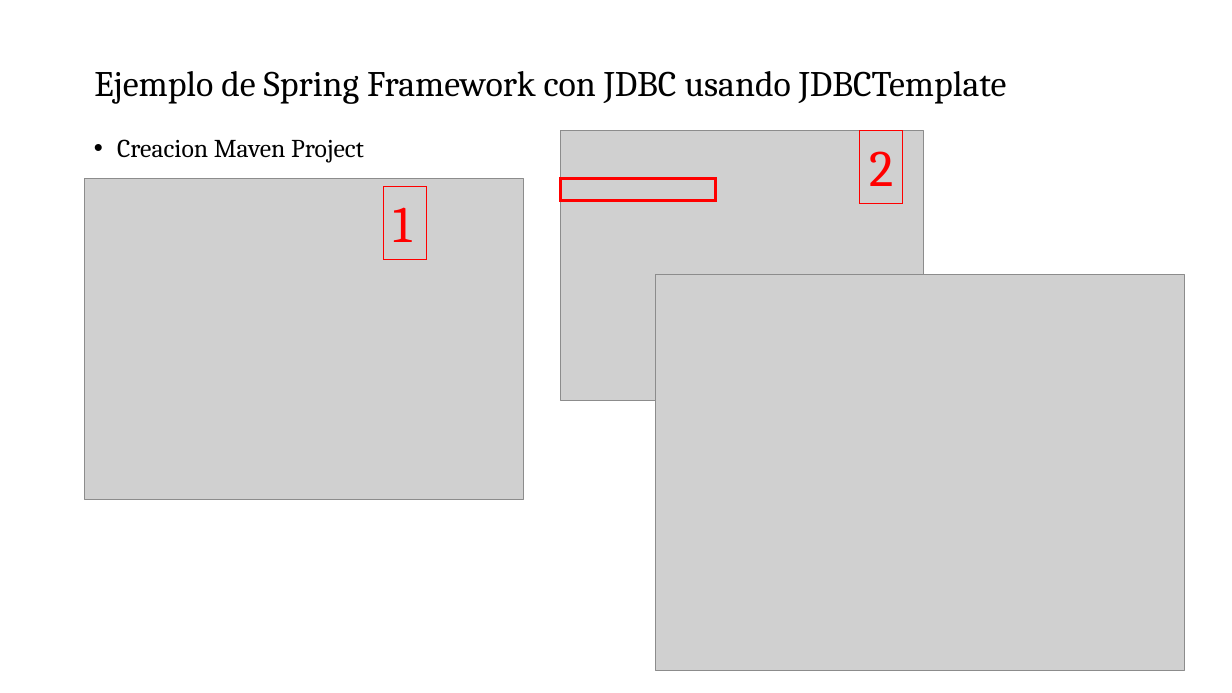
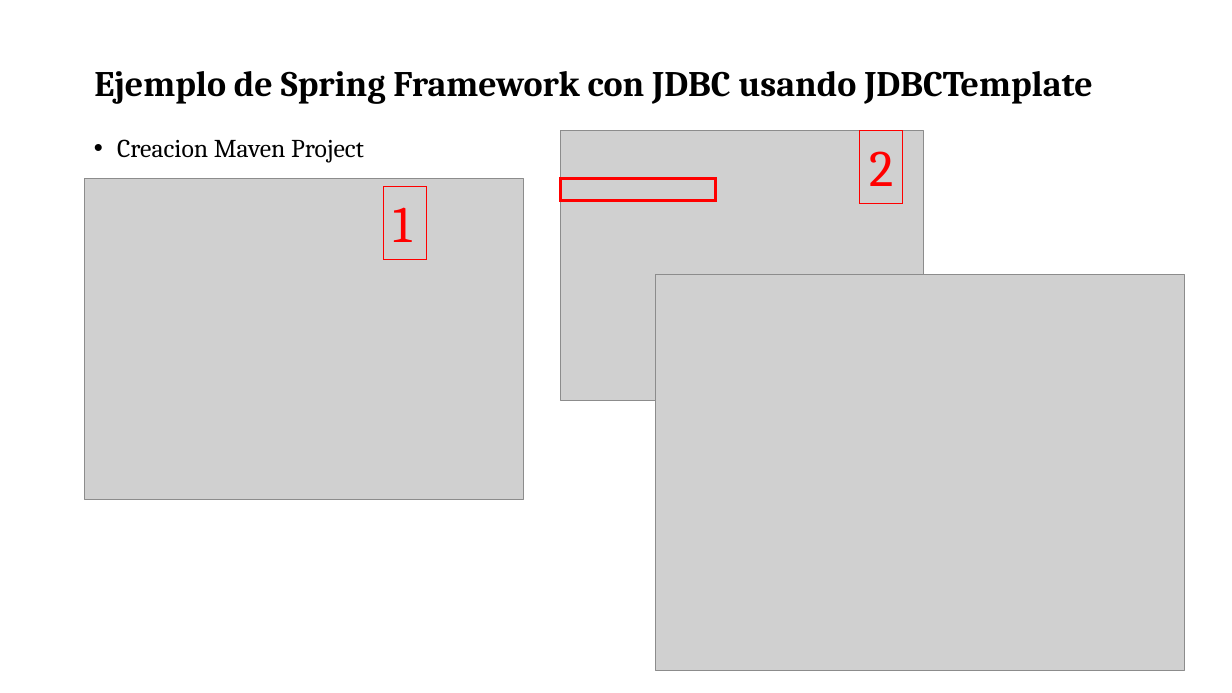
Before and after one commit to soycperez/persistencia-spring-framework, a slide deck: slide 5 of Persistencia con JDBC.pptx. Drawn at 1232x693 pixels with LibreOffice and Linux fonts; fonts in the diff are those of the drawing; grey boxes stand for pictures; background and template pictures are left out. Boxes give left, top, right and bottom in pixels: in the first picture for what was removed or moved away, otherwise in the second. Text is boxed around its words. In the diff, an @@ line names an element or a change of style, - is before the commit and + after.

```diff
--- a/Persistencia con JDBC.pptx
+++ b/Persistencia con JDBC.pptx
@@ title "Ejemplo de Spring Framework con ..." at box(94, 71, 1092, 104): bold on @@
```
Also in this commit, not shown: 2 other slides changed, 5 slides added, 1 slide removed.
